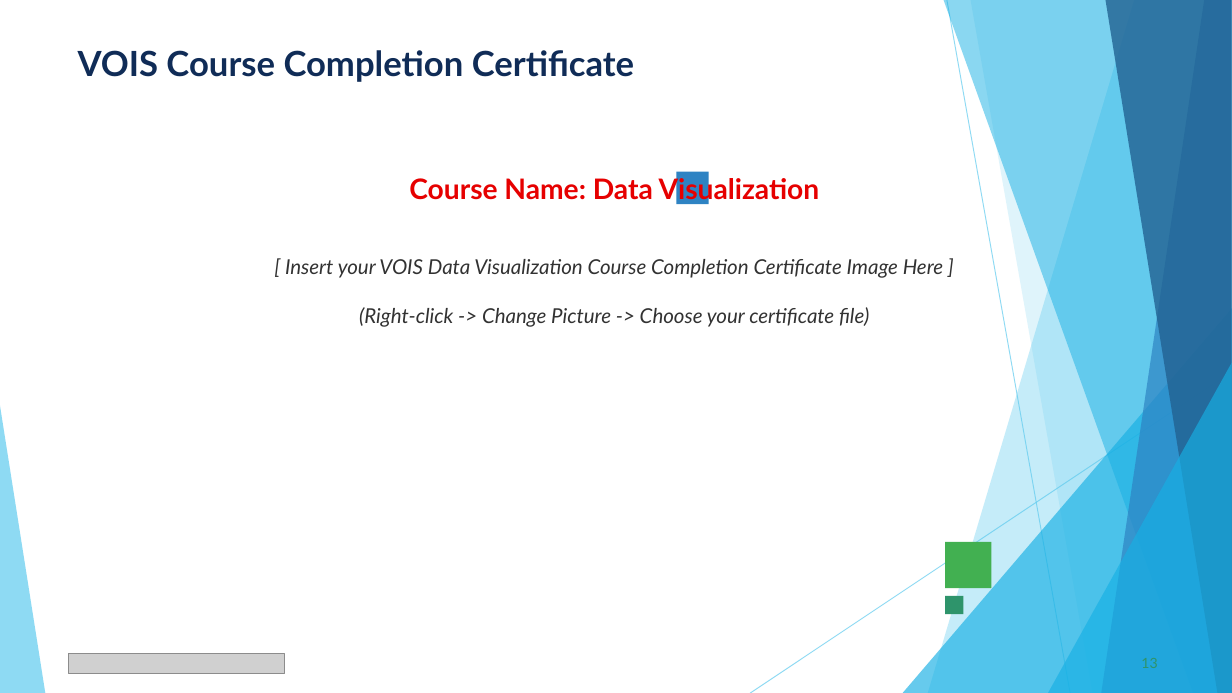
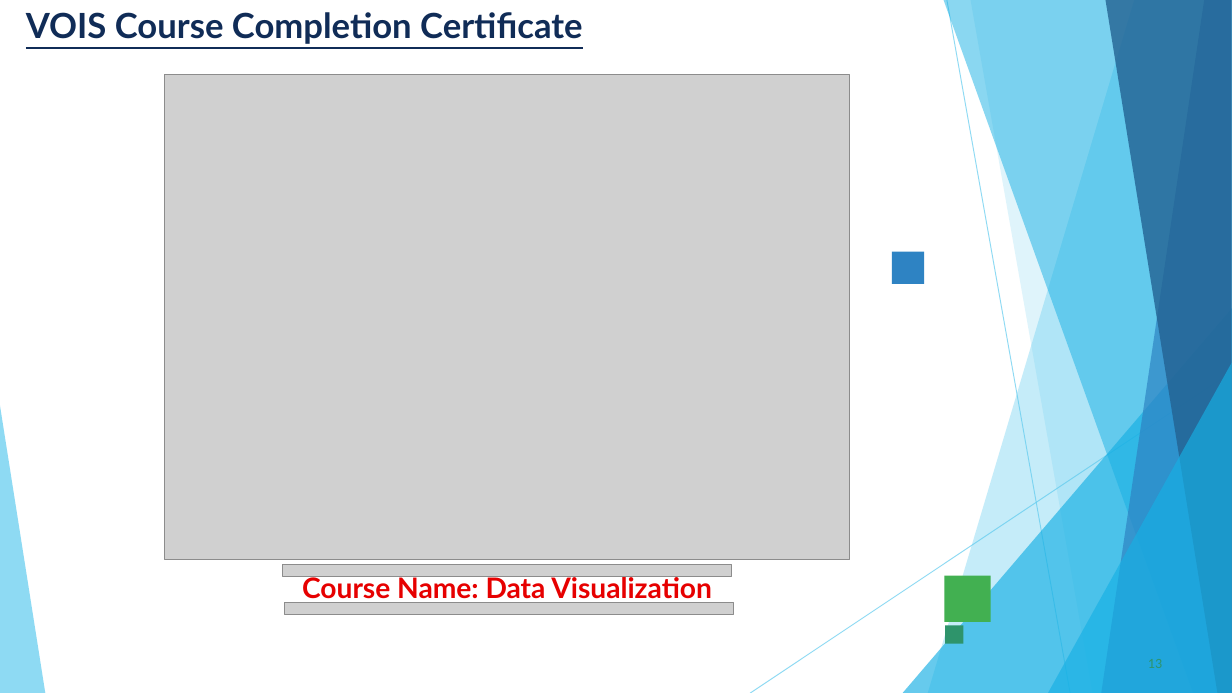
Before and after one commit to chourasiavinit9-dev/Seasonal_Major_project, a slide deck: slide 13 of VOIS_Major_Project_PPT_Submission_Template.pptx. Drawn at 1232x693 pixels with LibreOffice and Linux fonts; fonts in the diff are those of the drawing; grey boxes stand for pictures. Boxes give left, top, right and bottom in pixels: in the first picture for what was removed or moved away, otherwise in the second. Text is boxed around its words. In the diff, an @@ line names an element or a change of style, - is before the commit and + after.

Commit message:
Replace template with final completed submission PPTX (with certificate and student details) and add SUBMISSION_MAJOR_PROJECT.pdf

```diff
--- a/VOIS_Major_Project_PPT_Submission_Template.pptx
+++ b/VOIS_Major_Project_PPT_Submission_Template.pptx
@@ title "VOIS Course Completion Certificate": place and size @@
-title "VOIS Course Completion Certificate" at box(78, 50, 634, 82)
+title "VOIS Course Completion Certificate" at box(26, 12, 582, 44)
@@ title "VOIS Course Completion Certificate" at box(26, 12, 582, 44): underline on @@
@@ freeform shape at box(1105, 0, 1232, 693): fill #226292 at 80% opacity to #236292 at 80% opacity @@
@@ picture added at box(165, 75, 849, 559) @@
@@ text removed at box(285, 174, 943, 327) @@
-Course Name: Data Visualization
-[ Insert your VOIS Data Visualization Course Completion Certificate Image Here ]
-(Right-click -> Change Picture -> Choose your certificate file)
@@ rectangle: place and size @@
-rectangle at box(677, 172, 709, 204)
+rectangle at box(892, 251, 924, 284)
@@ triangle removed at box(903, 308, 1232, 693) @@
@@ freeform shape added at box(903, 308, 1232, 693), fill #17B0E4 at 66% opacity @@
@@ triangle removed at box(1048, 363, 1232, 693) @@
@@ freeform shape added at box(1048, 363, 1232, 693), fill #17B0E4 at 66% opacity @@
@@ picture added at box(283, 565, 732, 577) @@
@@ text added at box(302, 573, 712, 603), 22 pt, text #E60000, bold @@
+Course Name: Data Visualization
@@ rectangle: place and size @@
-rectangle at box(945, 543, 992, 589)
+rectangle at box(945, 576, 991, 622)
@@ picture added at box(285, 603, 734, 615) @@
@@ rectangle: place and size @@
-rectangle at box(945, 596, 964, 615)
+rectangle at box(945, 626, 964, 644)
@@ picture removed at box(68, 654, 285, 674) @@
@@ page number removed at box(1141, 658, 1157, 668) @@
-13
@@ page number added at box(1148, 659, 1162, 668), 11 pt, text #2E946B @@
+13
```
Also in this commit, not shown: 13 other slides changed, 1 other file.
